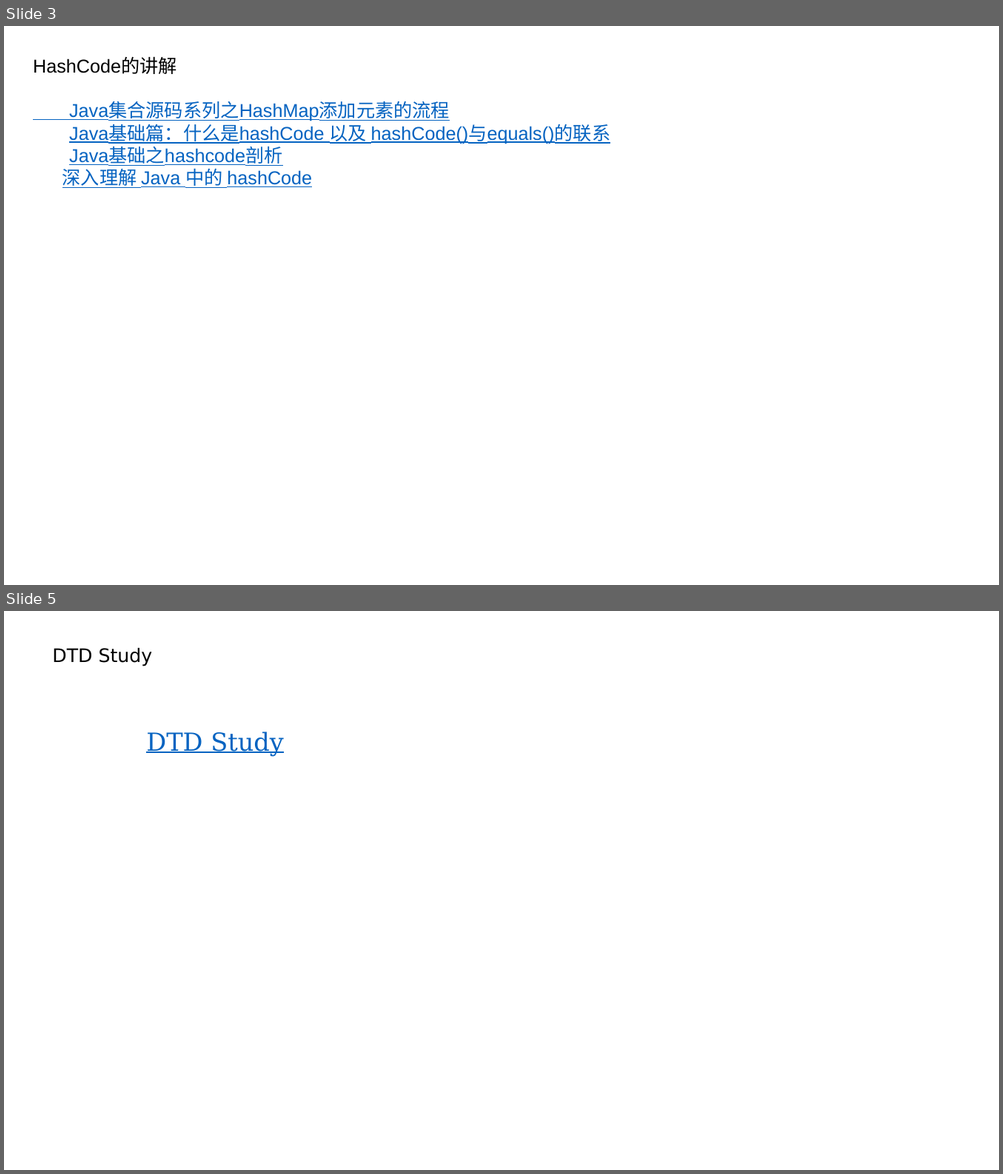
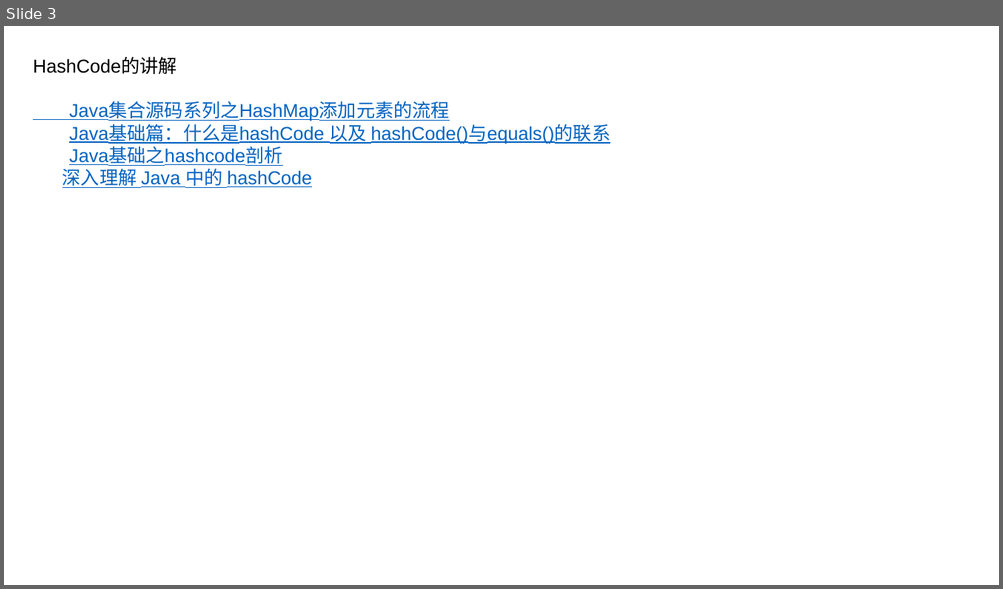
Before and after one commit to luchaojun/JavaSprint, a slide deck: JavaStudyRecord/JavaStudyRecord.pptx. Shown one above the other, each under a label of ours: slides 3 and 5 before the commit, slide 3 after it; the slides between them are not shown. The pictures are 1003x1174 and 1003x589 pixels, drawn with LibreOffice and Linux fonts; fonts in the diff are those of the drawing. Boxes give left, top, right and bottom in pixels: in the first picture for what was removed or moved away, otherwise in the second. Text is boxed around its words. In the diff, an @@ line names an element or a change of style, - is before the commit and + after.

```diff
--- a/JavaStudyRecord/JavaStudyRecord.pptx
+++ b/JavaStudyRecord/JavaStudyRecord.pptx
@@ slide 5 removed at (4,611,999,1170), background #FFFFFF @@
@@ text removed at (52,648,153,667) @@
-DTD Study
@@ text removed at (146,732,284,756) @@
-DTD Study
```
Also in this commit, not shown: 1 slide added, 1 other slide removed.
